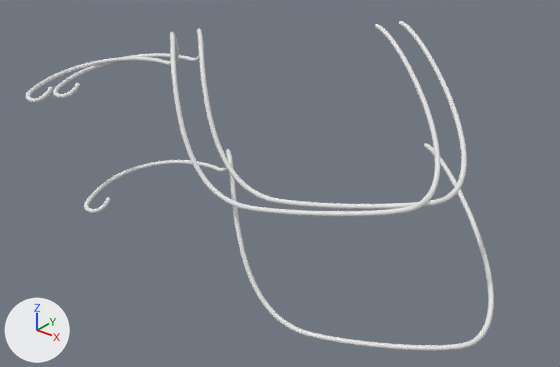
The Blender file NormSplineDev_01.blend as it was, and as the next commit left it.
Rendered twice from a camera (50 mm lens) standing at (113.0, -148.2, 70.1) and looking at (20.4, -32.4, -1.6). Lighting does not change. The marker at lower left points along +X, +Y and +Z.

The first picture shows 'BezierCurve', 'new_spline_13', 'new_spline_13.001'.
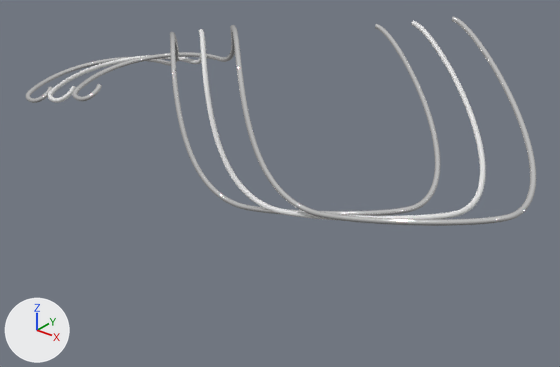
The change, as a list of edits to the scene's bpy script:
```text
Add mat_material:
    mat_material = bpy.data.materials.new('Material')
    # nodes: BsdfPrincipled, Mapping, OutputMaterial, TexCoord, TexGradient, ValToRGB
    # colours: red #cf0e00, white #ffffff
Change cu_beziercurve:
    add cu_beziercurve.materials.append(mat_material)
Change cu_new_spline_13:
    add cu_new_spline_13.materials.append(mat_material)
Change ob_new_spline_13:
    ob_new_spline_13.location: (11.0, -31.4, -10.6) -> (16.3, -34.6, 18.5)
Change ob_new_spline_13_001:
    ob_new_spline_13_001.location: (1.4, -29.0, 14.3) -> (7.6, -34.7, 16.3)
```

What differs and where, as boxes [x1, y1, x2, y2] in the pictures (560 x 367 px):
'new_spline_13', reshaped, moved (13% wider)
    before: [84, 143, 494, 351]
    after: [72, 17, 536, 226]
'new_spline_13.001', moved
    before: [53, 21, 467, 209]
    after: [48, 21, 486, 220]
